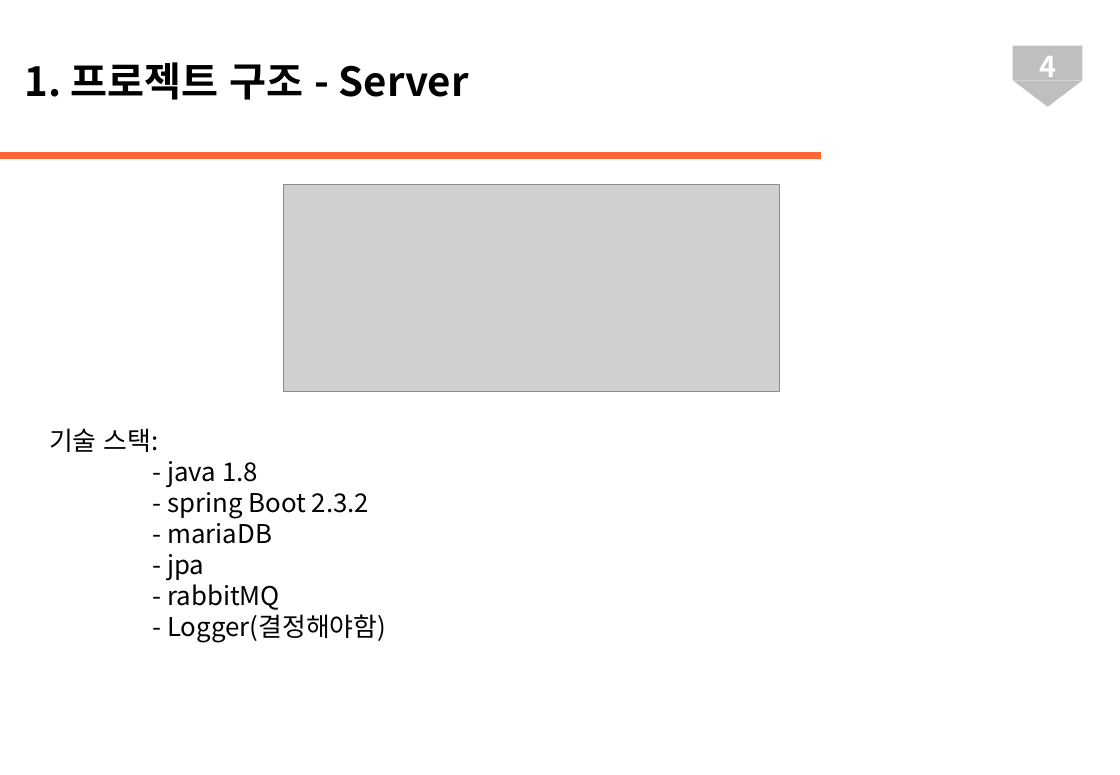
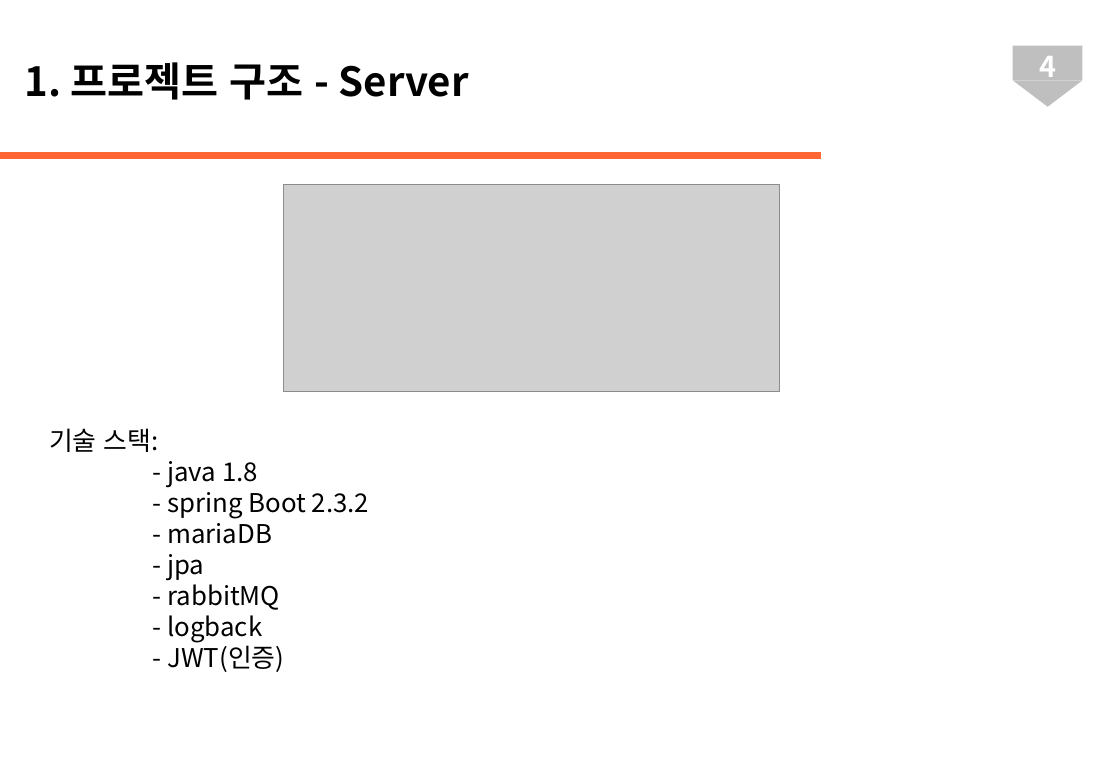
Before and after one commit to Hongtaewon/Web-project, a slide deck: slide 4 of Web_Project_개발가이드.pptx. Drawn at 1120x775 pixels with LibreOffice and Linux fonts; fonts in the diff are those of the drawing; grey boxes stand for pictures. Boxes give left, top, right and bottom in pixels: in the first picture for what was removed or moved away, otherwise in the second. Text is boxed around its words. In the diff, an @@ line names an element or a change of style, - is before the commit and + after.

```diff
--- a/Web_Project_개발가이드.pptx
+++ b/Web_Project_개발가이드.pptx
@@ text at box(167, 615, 284, 672): text changed @@
-- Logger(결정해야함)
+- logback
+- JWT(인증)
```
Also in this commit, not shown: 2 other slides changed, 8 other files.
